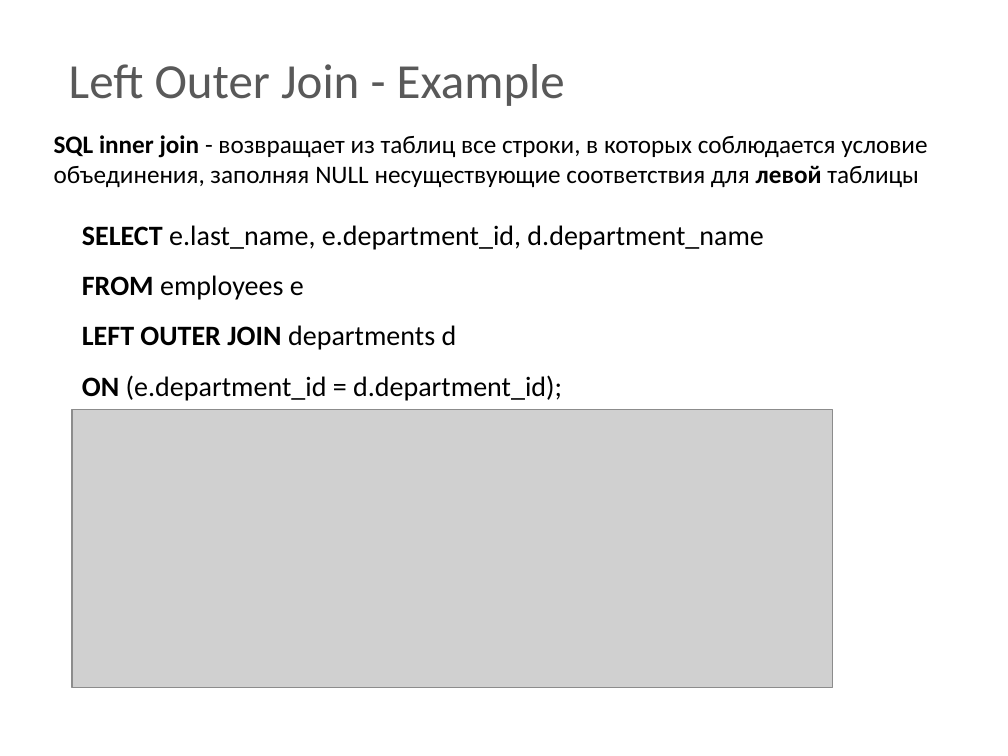
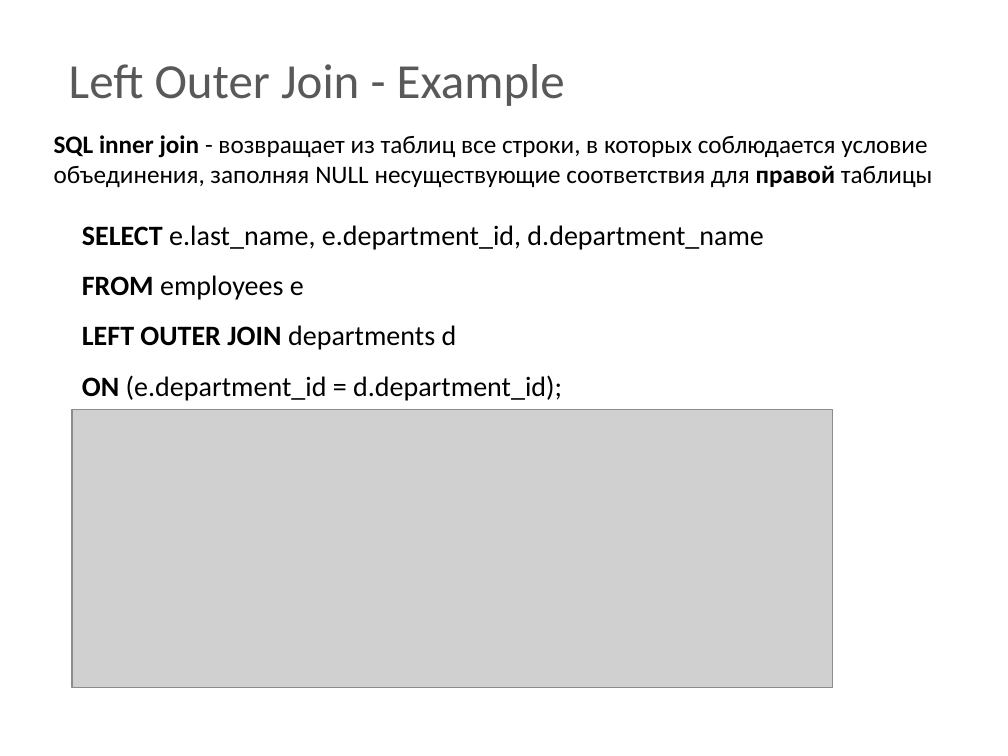
Before and after one commit to BigRacer/swtesting, a slide deck: slide 36 of 7.SQL Intro/SQL.pptx. Drawn at 1008x756 pixels with LibreOffice and Linux fonts; fonts in the diff are those of the drawing; grey boxes stand for pictures; background and template pictures are left out. Boxes give left, top, right and bottom in pixels: in the first picture for what was removed or moved away, otherwise in the second. Text is boxed around its words. In the diff, an @@ line names an element or a change of style, - is before the commit and + after.

```diff
--- a/7.SQL Intro/SQL.pptx
+++ b/7.SQL Intro/SQL.pptx
@@ text at <box>54,135,933,187</box>: text changed @@
-SQL inner join - возвращает из таблиц все строки, в которых соблюдается условие объединения, заполняя NULL несуществующие соответствия для левой таблицы
+SQL inner join - возвращает из таблиц все строки, в которых соблюдается условие объединения, заполняя NULL несуществующие соответствия для правой таблицы
```
Also in this commit, not shown: 1 other slide changed.
